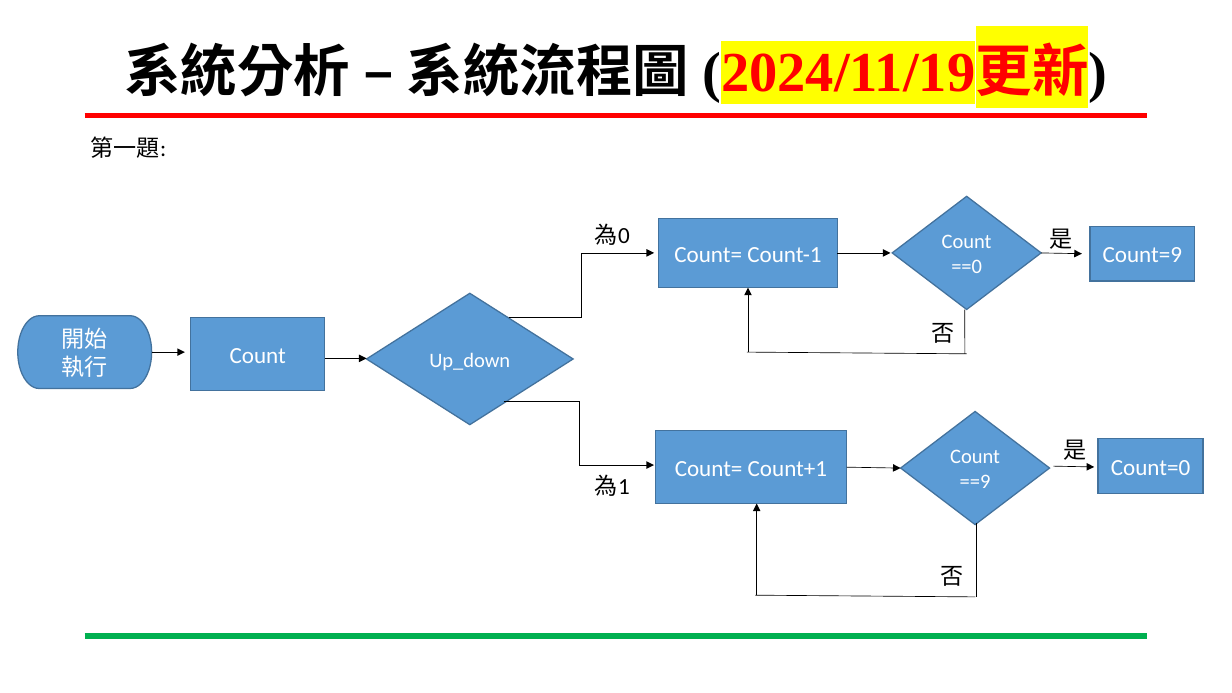
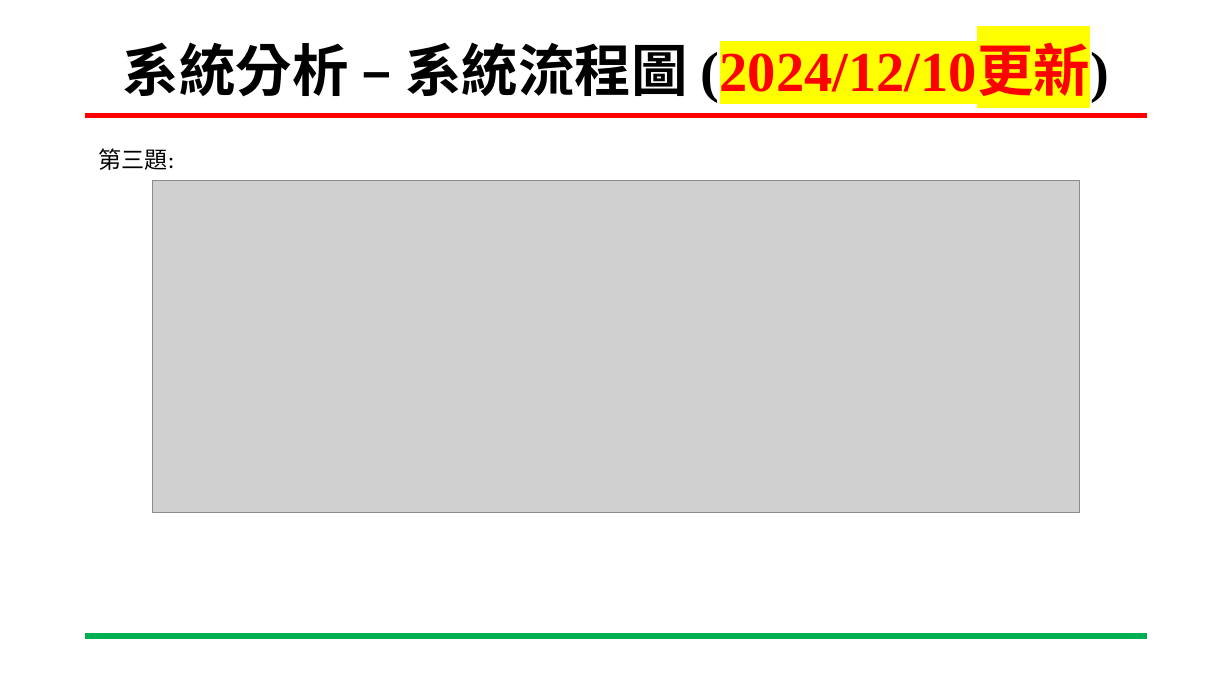
Before and after one commit to xuanaka/SoC_lab, a slide deck: slide 7 of 專案進度報告.pptx. Drawn at 1232x693 pixels with LibreOffice and Linux fonts; fonts in the diff are those of the drawing; grey boxes stand for pictures; background and template pictures are left out. Boxes give left, top, right and bottom in pixels: in the first picture for what was removed or moved away, otherwise in the second. Text is boxed around its words. In the diff, an @@ line names an element or a change of style, - is before the commit and + after.

Commit message:
專案進度報告
第三題

```diff
--- a/專案進度報告.pptx
+++ b/專案進度報告.pptx
@@ title at [123,42,1109,102]: text changed @@
-系統分析 – 系統流程圖 (2024/11/19更新)
+系統分析 – 系統流程圖 (2024/12/10更新)
@@ text at [99,148,174,170]: text changed @@
-第一題:
+第三題:
@@ picture added at [152,181,1080,512] @@
@@ diamond removed at [893,197,1042,310] @@
-Count==0
@@ text removed at [595,223,630,245] @@
-為0
@@ rectangle removed at [659,218,837,287] @@
-Count= Count-1
@@ text removed at [1050,228,1073,249] @@
-是
@@ rectangle removed at [1091,226,1196,281] @@
-Count=9
@@ elbow arrow removed from (508, 318) to (654, 253) @@
@@ arrow removed from (837, 253) to (891, 253) @@
@@ arrow removed from (1042, 253) to (1082, 254) @@
@@ diamond removed at [367,293,574,424] @@
-Up_down
@@ arrow removed from (749, 352) to (749, 287) @@
@@ pill shape removed at [18,316,152,389] @@
-開始
-執行
@@ rectangle removed at [191,318,325,391] @@
-Count
@@ text removed at [932,323,955,343] @@
-否
@@ line removed from (965, 310) to (965, 354) @@
@@ arrow removed from (152, 352) to (185, 352) @@
@@ arrow removed from (325, 359) to (367, 359) @@
@@ line removed from (967, 354) to (747, 352) @@
@@ elbow arrow removed from (504, 401) to (654, 465) @@
@@ diamond removed at [901,411,1050,524] @@
-Count==9
@@ rectangle removed at [655,431,847,504] @@
-Count= Count+1
@@ text removed at [1063,439,1086,460] @@
-是
@@ rectangle removed at [1098,439,1203,494] @@
-Count=0
@@ text removed at [595,474,630,496] @@
-為1
@@ arrow removed from (847, 468) to (901, 469) @@
@@ arrow removed from (1054, 467) to (1094, 467) @@
@@ arrow removed from (757, 595) to (757, 504) @@
@@ line removed from (977, 523) to (977, 597) @@
@@ text removed at [941,566,964,586] @@
-否
@@ line removed from (976, 597) to (756, 595) @@
```
Also in this commit, not shown: 12 other slides changed, 2 slides removed.
